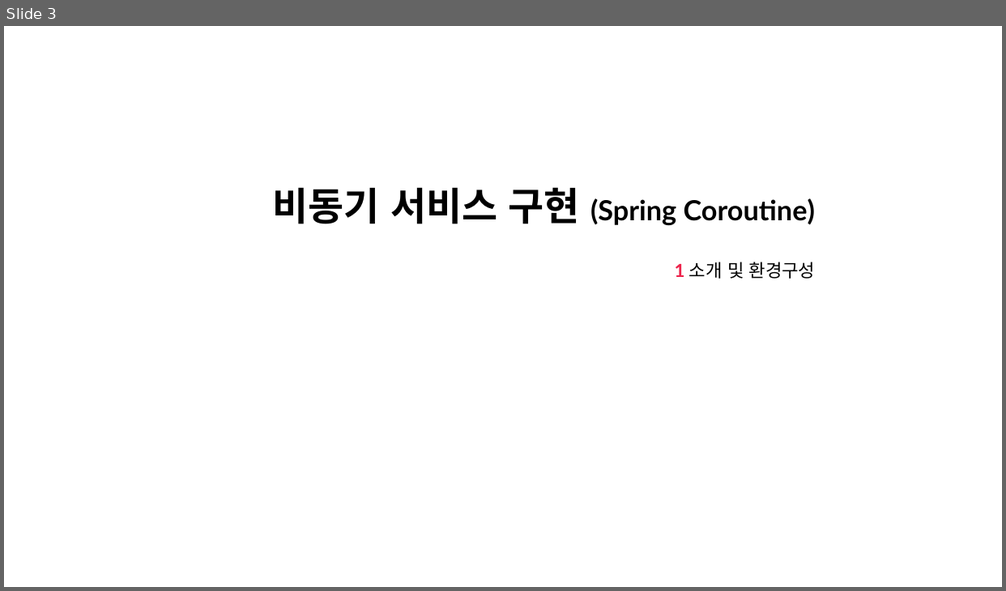
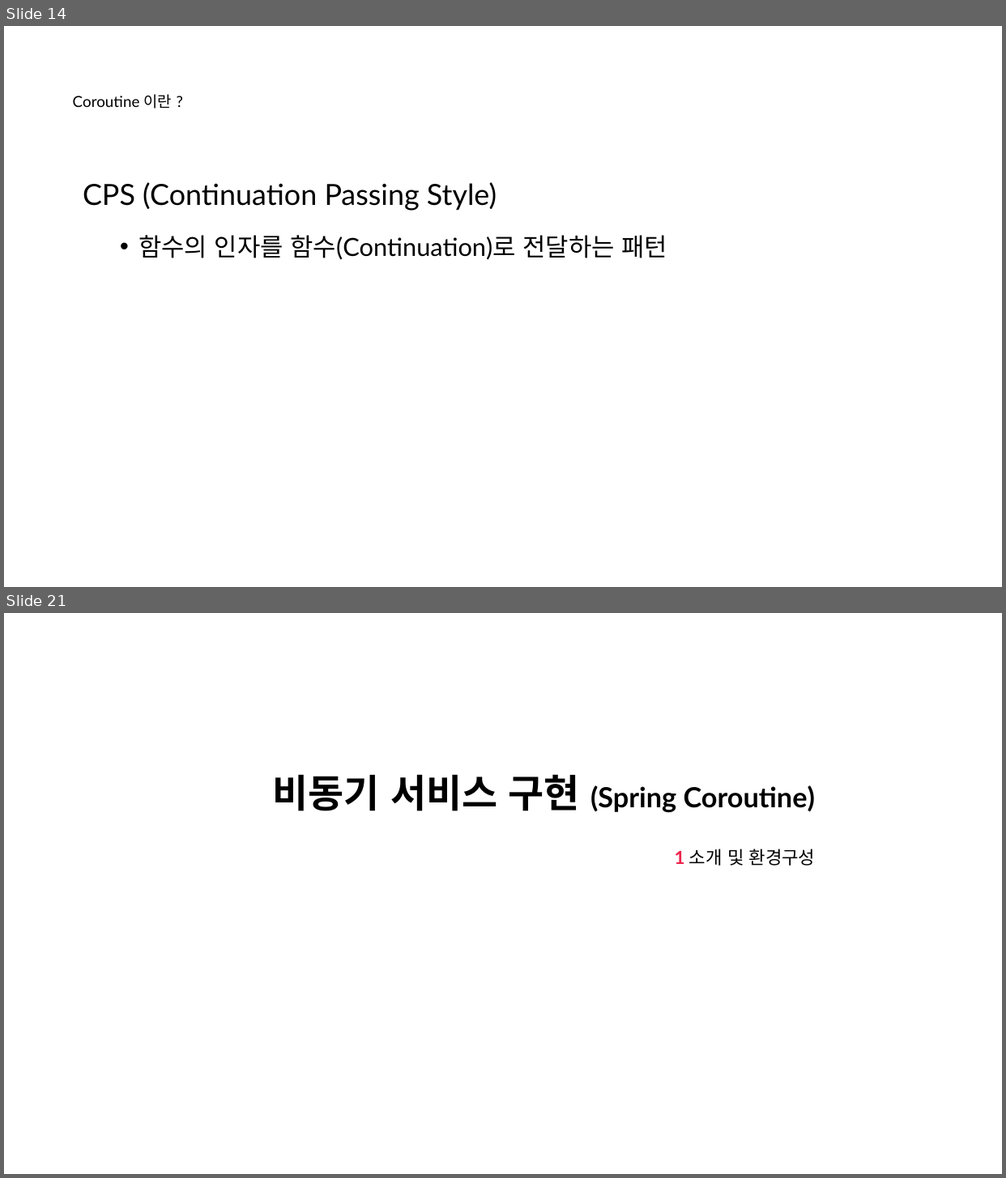
Before and after one commit to nayasis/fastcampus-hyper-webflux, a slide deck: 99.ppt/[Ch4-4. 비동기 서비스 구현 (Spring Coroutine)].pptx. Shown one above the other, each under a label of ours: slide 3 before the commit, slides 14 and 21 after it; the slides between them are not shown. The pictures are 1006x591 and 1006x1178 pixels, drawn with LibreOffice and Linux fonts; fonts in the diff are those of the drawing; background and template pictures are left out. Boxes give left, top, right and bottom in pixels: in the first picture for what was removed or moved away, otherwise in the second. Text is boxed around its words. In the diff, an @@ line names an element or a change of style, - is before the commit and + after.

```diff
--- a/99.ppt/[Ch4-4. 비동기 서비스 구현 (Spring Coroutine)].pptx
+++ b/99.ppt/[Ch4-4. 비동기 서비스 구현 (Spring Coroutine)].pptx
@@ slide 14 added at box(4, 26, 1002, 587), background picture (left out) @@
@@ title added at box(73, 94, 172, 109), 11 pt, text #000000 @@
+Coroutine 이란 ?
@@ text added at box(856, 84, 960, 117), 12 pt, text #FFFFFF, bold @@
+  2.
@@ text added at box(856, 116, 960, 148), 8 pt, text #FFFFFF @@
+  Coroutine 이란 ?
@@ text added at box(83, 182, 667, 260), 21 pt, text #000000 @@
+CPS (Continuation Passing Style)
+  • 함수의 인자를 함수(Continuation)로 전달하는 패턴
@@ what was slide 3 is now slide 21 @@
```
Also in this commit, not shown: 2 slides changed, 17 other slides added, 3 other files.
